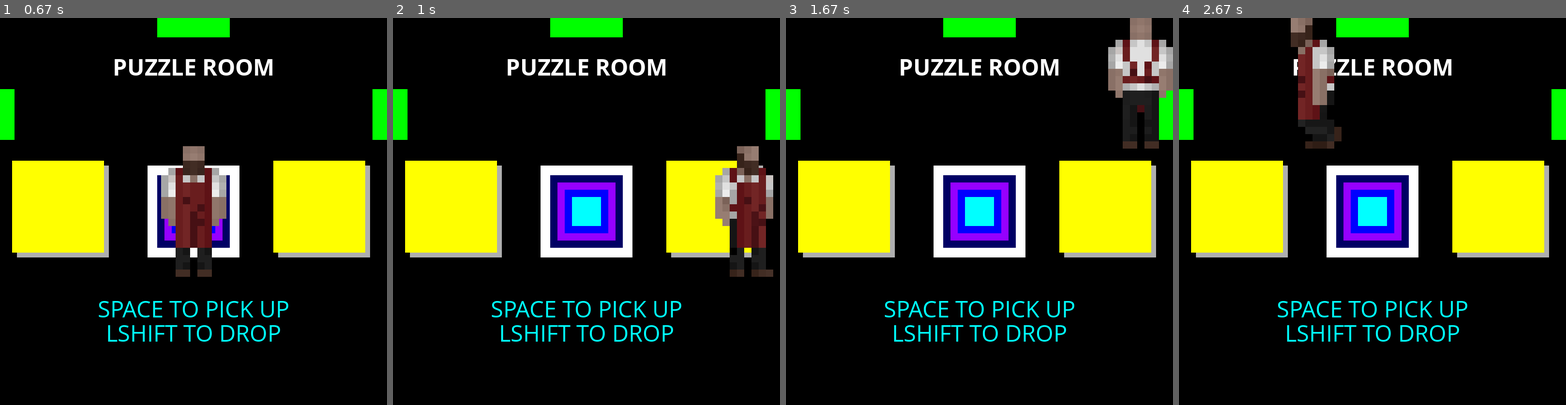
Above: before the commit, frames 1-4 (left to right).
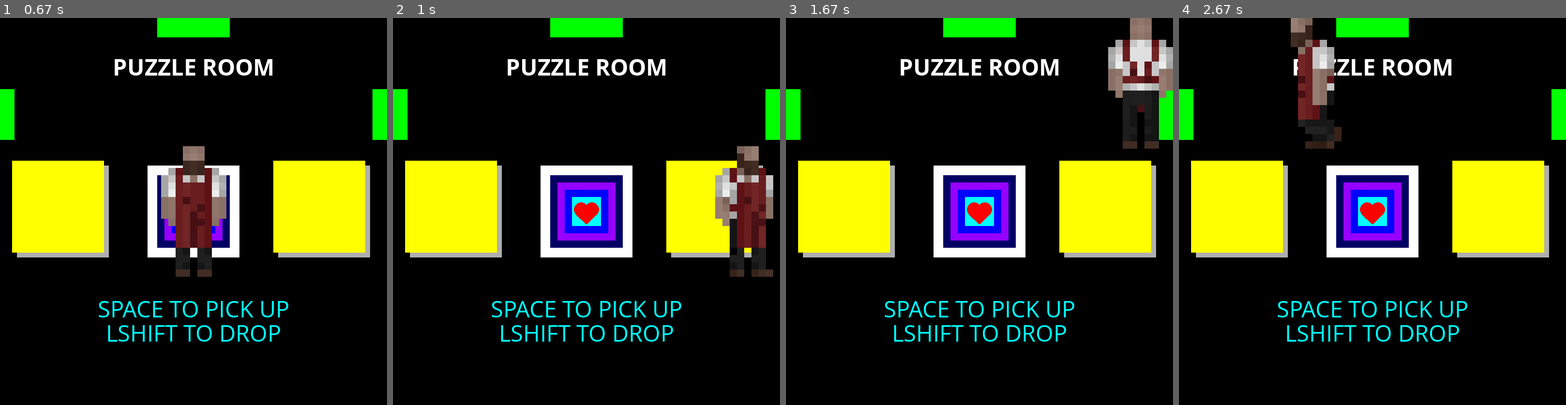
Above: after the commit, the same moments.

Repository: GetInk/useless_magnets
Game: pygame game, started from main.py
The game is run twice, just before and just after one commit, with the same random seed, the same clock (stepped at 60 frames per second) and the same inputs.
Inputs:
- Up to frame 1 (0.67 s): tap Space at 0.33 s
- Up to frame 2 (1 s): hold Right from 0.67 s (still down)
- Up to frame 3 (1.67 s): release Right at 1.13 s; hold Up 1.17-1.47 s
- Up to frame 4 (2.67 s): tap Shift at 2 s; hold Left from 2.33 s (still down)

Frame 1 is identical in both runs. In frame 2, 0.2% of the frame differs, in the area x 46-54%, y 47-54%; in frame 3, 0.2%; in frame 4, 0.2%.

Commit message:
created heart drawing def

Diff:
--- a/main.py
+++ b/main.py
@@ -132,7 +132,7 @@
 
     # PC SIZE MESSURER
     if doSquare == True:
-        drawRect(current.x, current.y, squareWidth, squareHight, green)
+        rect(current.x, current.y, squareWidth, squareHight, green)
 
     if keyPressed("space") and doTake:
         if where.itemsR != {}:
@@ -731,9 +731,9 @@
                         if Type != "pedistal" and Type != "PP" and Type != "itemPP":
                             if when == inSorted:
                                 if shape == "squ":
-                                    drawRect(draw[0], draw[1], draw[2], draw[2], draw[3])
+                                    rect(draw[0], draw[1], draw[2], draw[2], draw[3])
                                 elif shape == "rect":
-                                    drawRect(draw[0], draw[1], draw[2], draw[3], draw[4])
+                                    rect(draw[0], draw[1], draw[2], draw[3], draw[4])
                                 if Item["type"] == "decor":
                                     if Item["type2"] == "lava":
                                         lavaBubbles = Item["lavaBubbles"]
@@ -742,7 +742,7 @@
                                                 lavaBubbles.append([randint(draw[0]-draw[2]/2+20,draw[0]+draw[2]/2-20), randint(draw[1]-draw[3]/2+20,draw[1]+draw[3]/2-20), randint(5, 25)])
                                         for Bubble in lavaBubbles:
                                             ellipse(Bubble[0], Bubble[1], Bubble[2], Bubble[2], red)
-                                            Bubble[2] += 1
+                                            Bubble[2] += 0.5
                                             if Bubble[2] >= randint(25, 40):
                                                 Bubble[0] = randint(draw[0]-draw[2]/2+20,draw[0]+draw[2]/2-20)
                                                 Bubble[1] = randint(draw[1]-draw[3]/2+20,draw[1]+draw[3]/2-20)
@@ -753,26 +753,20 @@
                                 if pressure == True:
                                     pressed = Item["pressed"]
                                     if pressed == False:
-                                        drawRect(draw[0], draw[1], draw[2], draw[2], gray)
-                                        drawRect(draw[0]-10, draw[1]-10, draw[2], draw[2], draw[3])
+                                        rect(draw[0], draw[1], draw[2], draw[2], gray)
+                                        rect(draw[0]-10, draw[1]-10, draw[2], draw[2], draw[3])
                                     else:
-                                        drawRect(draw[0], draw[1], draw[2], draw[2], draw[3])
+                                        rect(draw[0], draw[1], draw[2], draw[2], draw[3])
                                 else:
-                                    drawRect(draw[0], draw[1], draw[2], draw[2], draw[3])
+                                    rect(draw[0], draw[1], draw[2], draw[2], draw[3])
                         elif Type == "PP" or Type == "itemPP":
                             if when == inSorted:
                                 pressed = Item["pressed"]
                                 if pressed == False:
-                                    drawRect(draw[0], draw[1], draw[2], draw[2], gray)
-                                    drawRect(draw[0]-10, draw[1]-10, draw[2], draw[2], draw[3])
+                                    rect(draw[0], draw[1], draw[2], draw[2], gray)
+                                    rect(draw[0]-10, draw[1]-10, draw[2], draw[2], draw[3])
                                 else:
-                                    drawRect(draw[0], draw[1], draw[2], draw[2], draw[3])
-    # DRAW DECOR ITEMS
-    if where.itemsR != []:
-        for item in where.itemsR:
-            for inItem in item:
-                Item = item[inItem]
-                draw = Item["draw"]
+                                    rect(draw[0], draw[1], draw[2], draw[2], draw[3])
     # CREATING PEDISTAL AND PRESSURE PLATE PRESSURE
     if where.itemsR != []:
         for item in where.itemsR:
@@ -804,6 +798,8 @@
     for Message in where.message:
         message(Message[0], Message[1], Message[2], Message[3], Message[4], screenSizeX, screenSizeY, Message[5])
 
+    drawHeart(400, 400, 30, red)
+
     tick(fps)
     updateDisplay()
 
--- a/pygame_functions.py
+++ b/pygame_functions.py
@@ -519,7 +519,7 @@
         current_time = pygame.time.get_ticks()
 
 
-def drawRect(xpos, ypos, width, height, colour, linewidth=0):
+def rect(xpos, ypos, width, height, colour, linewidth=0):
     global bgSurface
     colour = parseColour(colour)
     thisrect = pygame.draw.rect(screen, colour, [xpos-width/2, ypos-height/2, width, height], linewidth)
@@ -558,6 +558,13 @@
     thisrect = pygame.draw.polygon(screen, colour, [(x1, y1), (x2, y2), (x3, y3)], linewidth)
     if screenRefresh:
         pygame.display.update(thisrect)
+
+
+def drawHeart(centreX, centreY, size, colour):
+    ellipse(centreX-(11.0/30.0)*size, centreY-(4.0/30.0)*size, size, size, colour)
+    ellipse(centreX+(11.0/30.0)*size, centreY-(4.0/30.0)*size, size, size, colour)
+    drawTriangle(centreX-(21.5/30.0)*size, centreY+(6.7/30.0)*size, centreX+(21.5/30.0)*size, centreY+(6.7/30.0)*size, centreX, centreY+(26.0/30.0)*size, colour)
+    ellipse(centreX, centreY+(6.5/30)*size, (5/30.0)*size, (5/30.0)*size, colour)
 
 
 def clearShapes():
